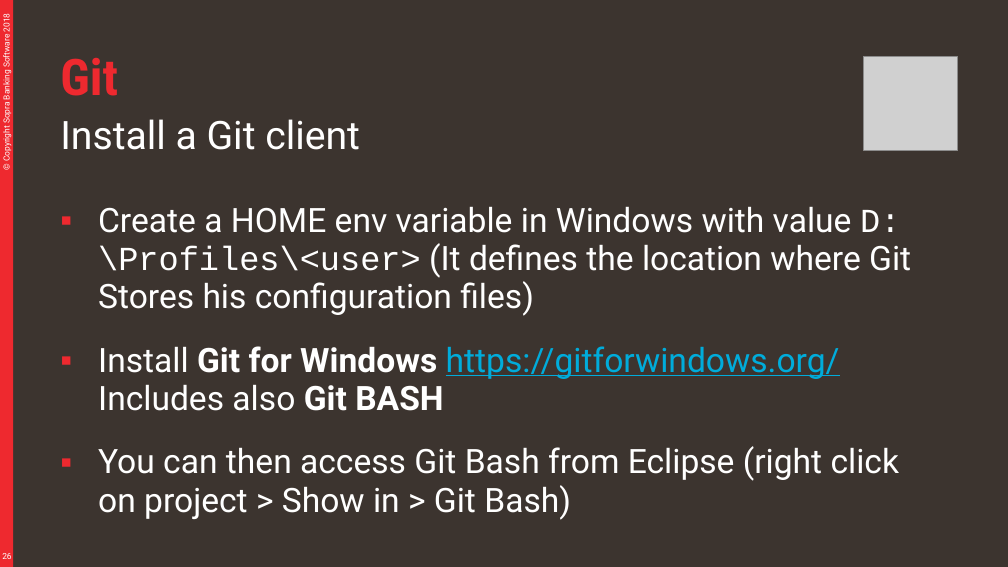
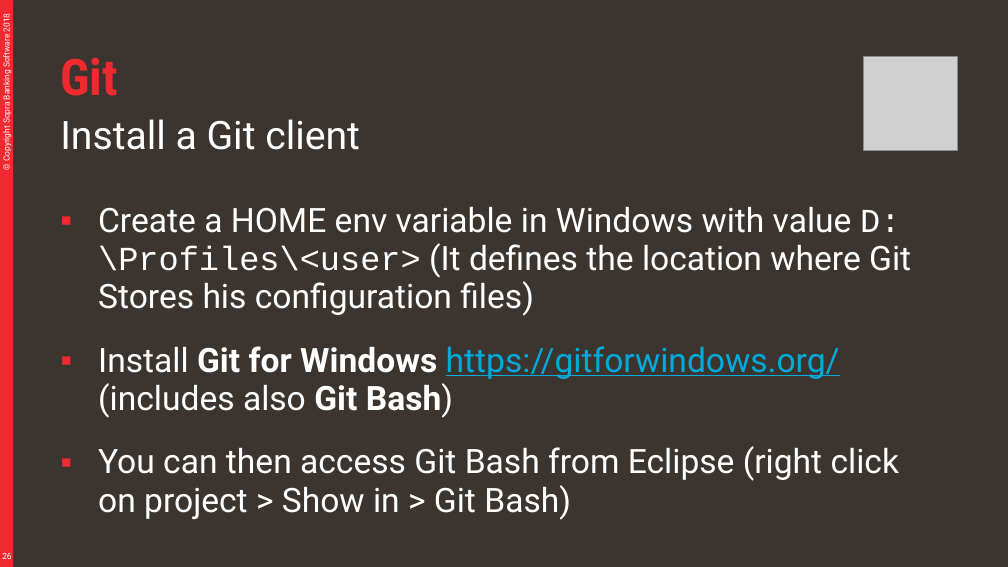
Before and after one commit to divesh979/murari, a slide deck: slide 26 of material/Git.pptx. Drawn at 1008x567 pixels with LibreOffice and Linux fonts; fonts in the diff are those of the drawing; grey boxes stand for pictures. Boxes give left, top, right and bottom in pixels: in the first picture for what was removed or moved away, otherwise in the second. Text is boxed around its words. In the diff, an @@ line names an element or a change of style, - is before the commit and + after.

```diff
--- a/material/Git.pptx
+++ b/material/Git.pptx
@@ text at [98,346,840,418]: text changed @@
-▪ Install Git for Windows https://gitforwindows.org/
-  Includes also Git BASH
+▪ Install Git for Windows https://gitforwindows.org/
+  (includes also Git Bash)
```
Also in this commit, not shown: 22 other slides changed, 1 slide added, 3 slides removed, 2 other files.
